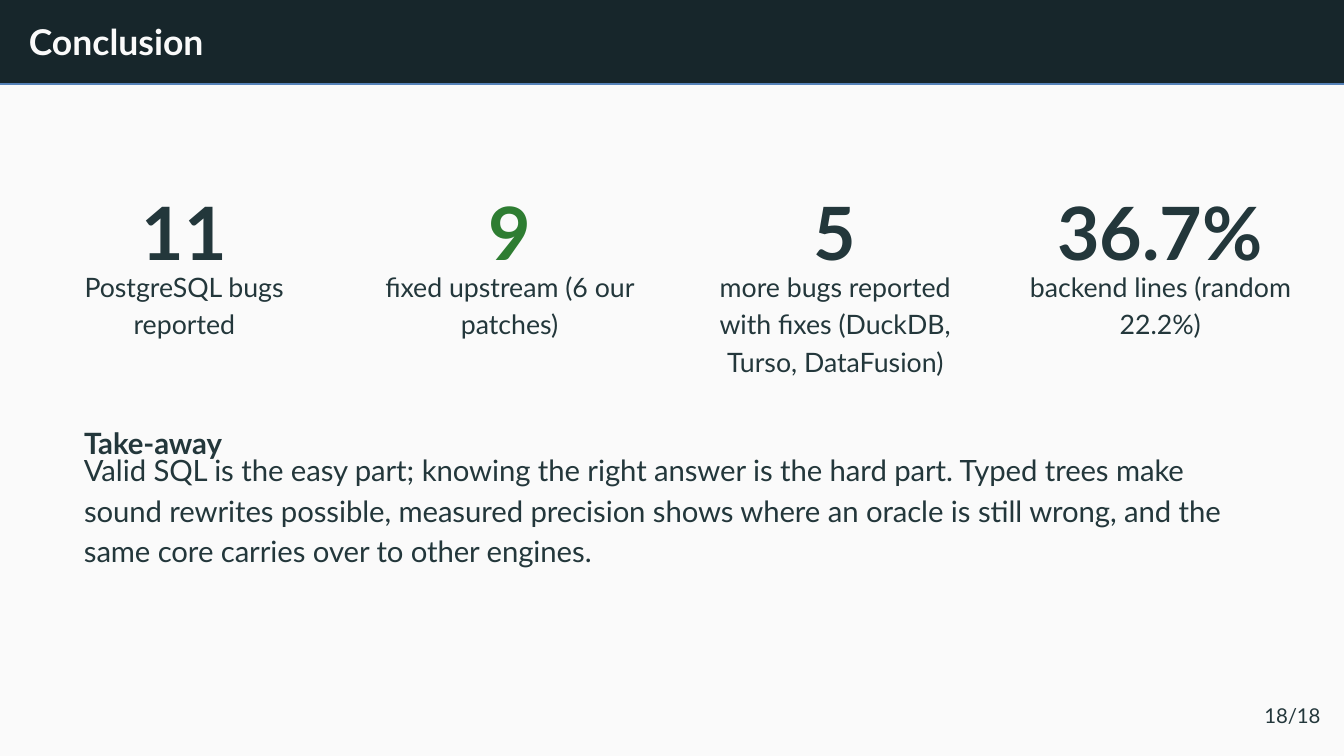
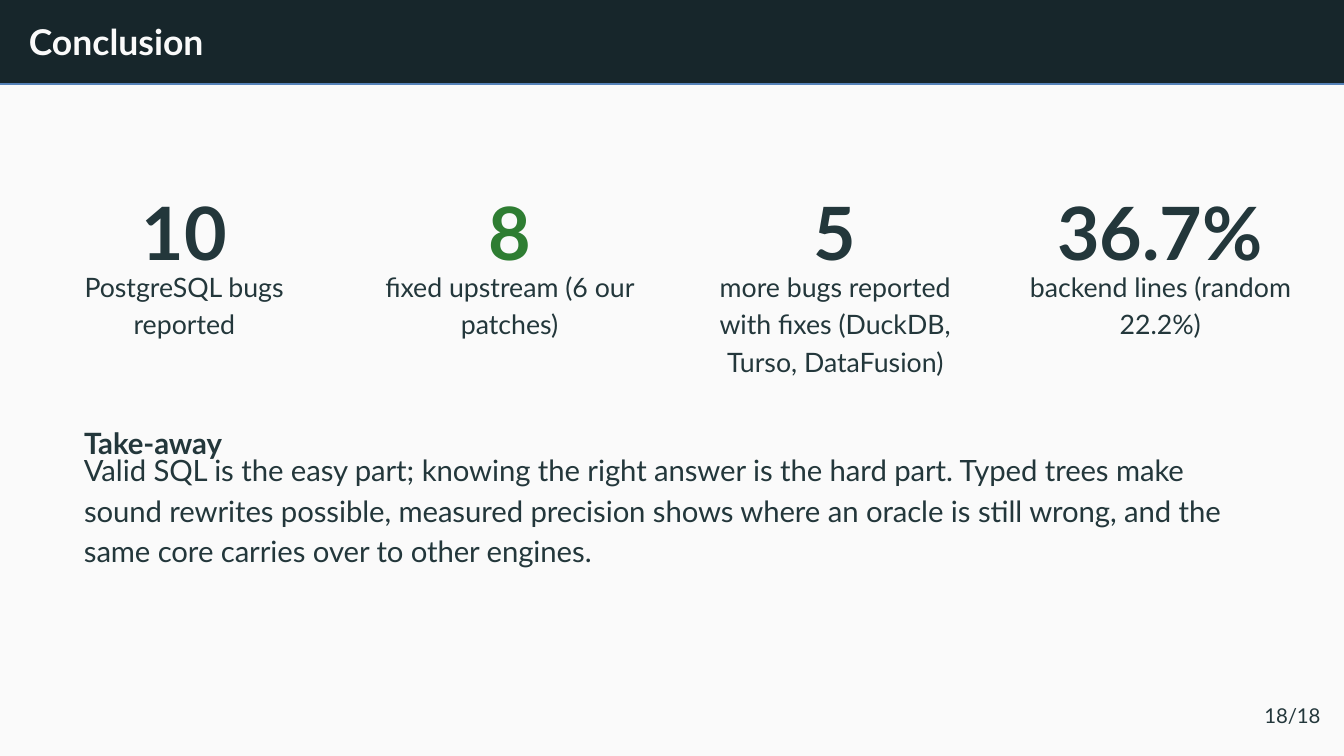
Before and after one commit to v28k/cs5187-term-project, a slide deck: slide 23 of completion/slides/final_presentation.pptx. Drawn at 1344x756 pixels with LibreOffice and Linux fonts; fonts in the diff are those of the drawing. Boxes give left, top, right and bottom in pixels: in the first picture for what was removed or moved away, otherwise in the second. Text is boxed around its words. In the diff, an @@ line names an element or a change of style, - is before the commit and + after.

```diff
--- a/completion/slides/final_presentation.pptx
+++ b/completion/slides/final_presentation.pptx
@@ text at [141, 206, 226, 261]: text changed @@
-11
+10
@@ text at [488, 206, 531, 261]: text changed @@
-9
+8
```
Also in this commit, not shown: 2 other slides changed, 36 other files.
